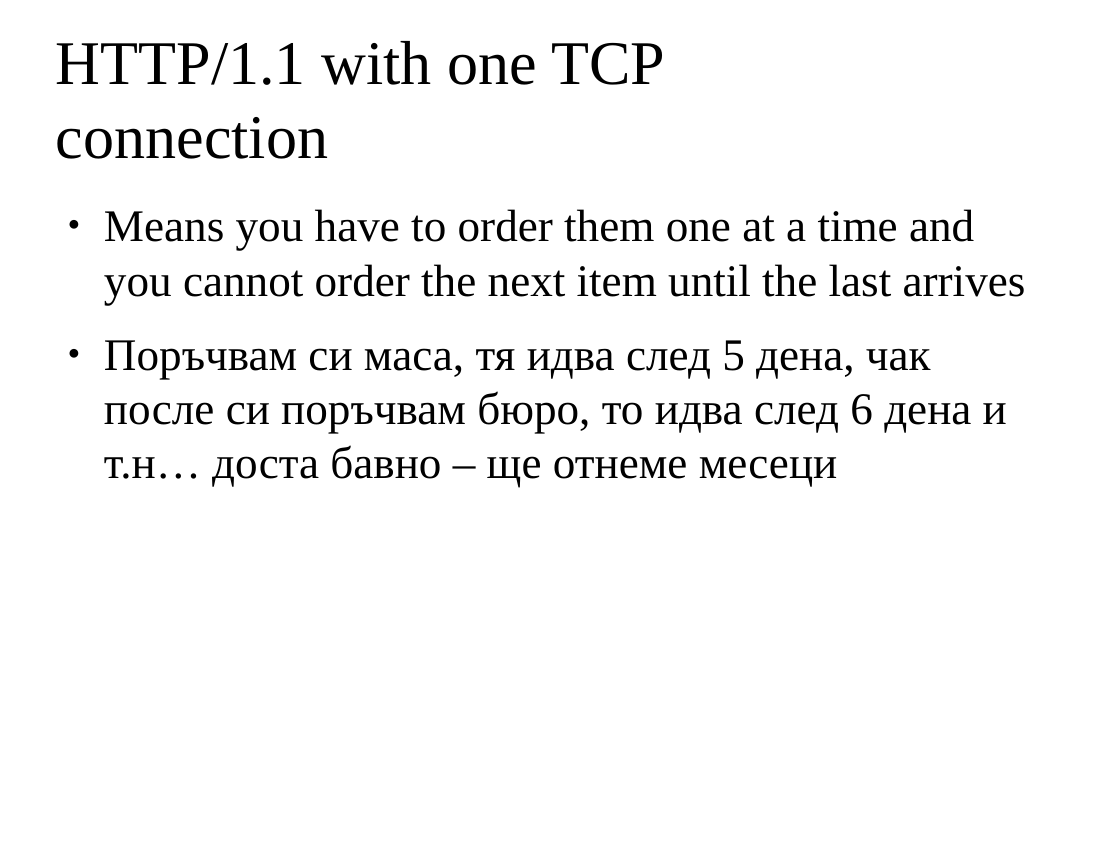
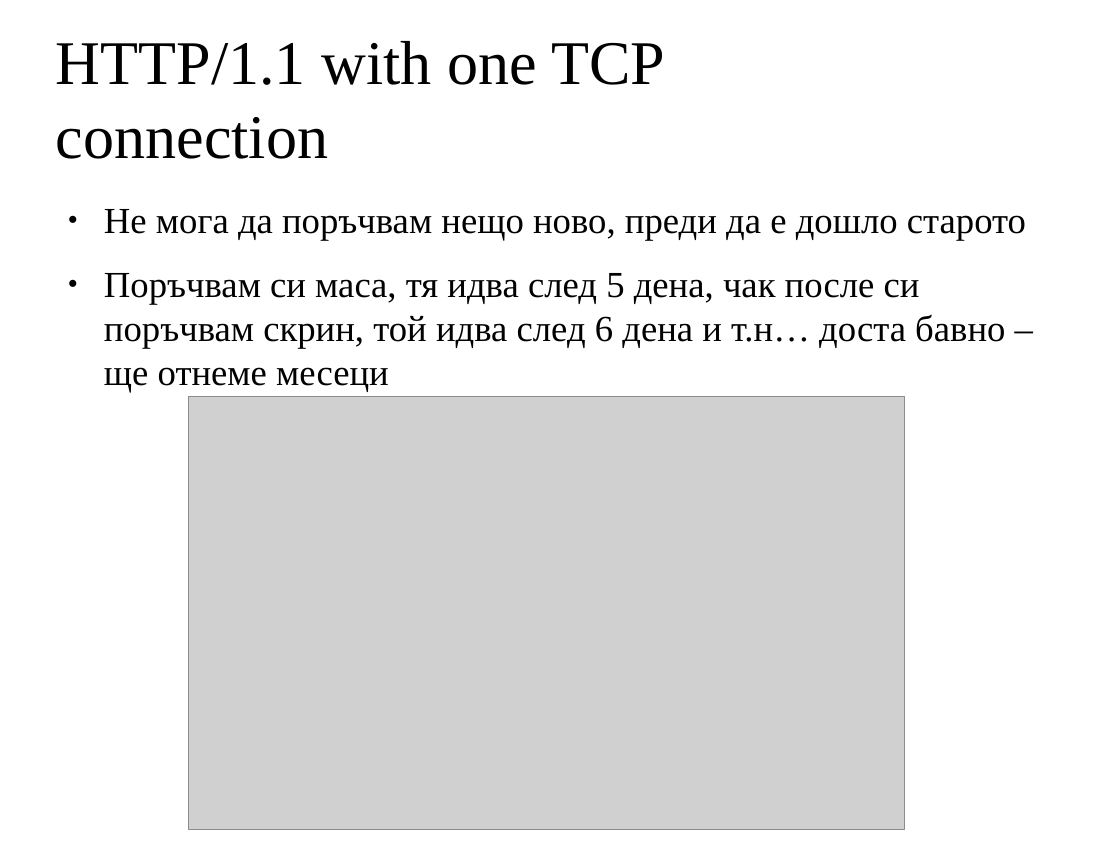
Before and after one commit to segoranov/web_technologies, a slide deck: slide 9 of http2_presentation/http2.odp (slide 13 before the commit). Drawn at 1120x841 pixels with LibreOffice and Linux fonts; fonts in the diff are those of the drawing; grey boxes stand for pictures; background and template pictures are left out. Boxes give left, top, right and bottom in pixels: in the first picture for what was removed or moved away, otherwise in the second. Text is boxed around its words. In the diff, an @@ line names an element or a change of style, - is before the commit and + after.

```diff
--- a/http2_presentation/http2.odp
+++ b/http2_presentation/http2.odp
@@ text at bbox=[104, 209, 1026, 393]: text changed; size 32 to 26 pt @@
-● Means you have to order them one at a time and you cannot order the next item until the last arrives
-● Поръчвам си маса, тя идва след 5 дена, чак после си поръчвам бюро, то идва след 6 дена и т.н… доста бавно – ще отнеме месеци
+● Не мога да поръчвам нещо ново, преди да е дошло старото
+● Поръчвам си маса, тя идва след 5 дена, чак после си поръчвам скрин, той идва след 6 дена и т.н… доста бавно – ще отнеме месеци
@@ picture added at bbox=[188, 396, 905, 829] @@
```
Also in this commit, not shown: 7 other slides changed, 1 slide removed.
